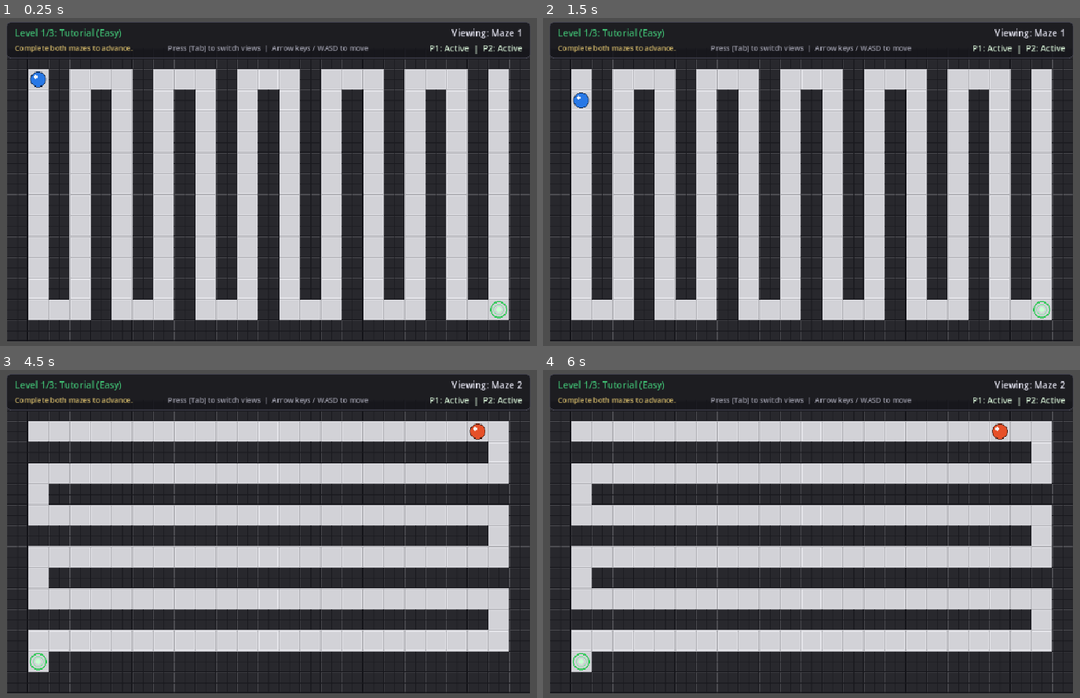
Above: before the commit, frames 1-4 (two rows, left to right).
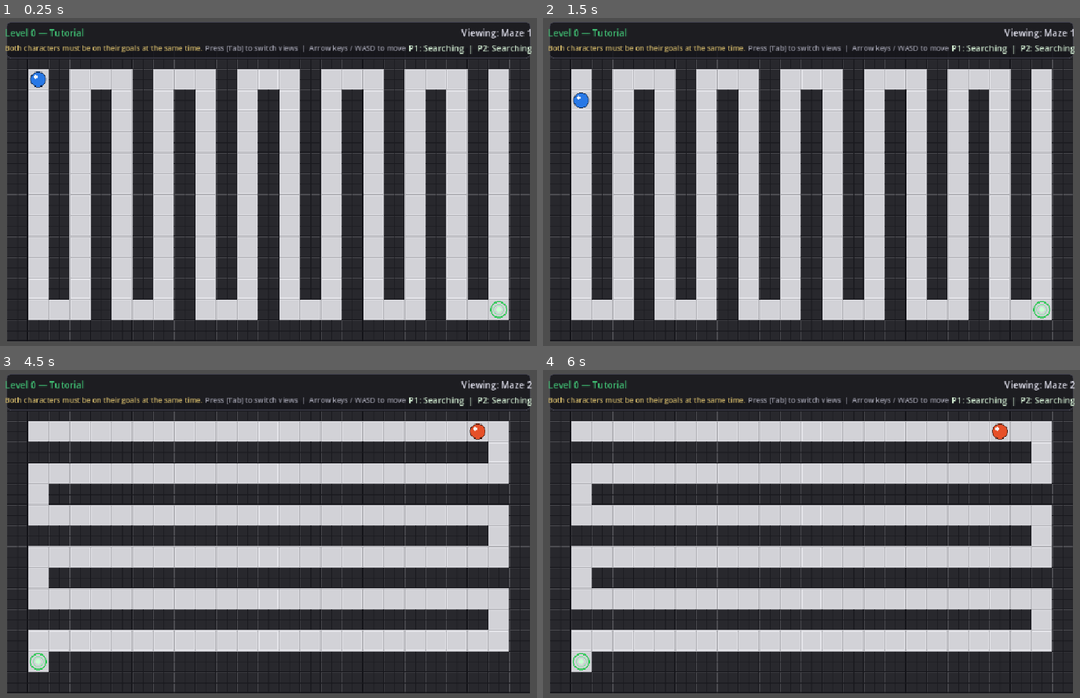
Above: after the commit, the same moments.

Repository: Max11-Siphe/After-Image
Game: Godot game, scene res://main.tscn
Two runs of this game, one before a commit and one after it. Both use one fixed random seed, a clock stepped at 60 frames per second and the inputs below.
Inputs:
- Up to frame 1 (0.25 s): no input
- Up to frame 2 (1.5 s): tap Enter at 0.5 s; hold Right (move_right) 0.53-1.28 s; hold Tab (switch_view) 0.53-1.28 s; tap Space at 1.25 s; hold Down (move_down) from 1.28 s (still down); tap Tab (switch_view) at 1.35 s
- Up to frame 3 (4.5 s): tap Enter at 2, 3.5 s; release Down (move_down) at 2.03 s; hold Right (move_right) 2.03-2.78 s; hold Tab (switch_view) 2.03-2.78 s; tap Space at 2.75, 4.25 s; hold Up (move_up) 2.78-3.53 s; tap Tab (switch_view) at 2.85, 4.35 s; hold Tab (switch_view) 3.53-4.28 s; hold Left (move_left) from 3.53 s (still down)
- Up to frame 4 (6 s): release Left (move_left) at 5.03 s; hold Down (move_down) 5.03-5.78 s; hold Tab (switch_view) 5.03-5.78 s; hold Right (move_right) from 5.78 s (still down); tap Tab (switch_view) at 5.85 s

The runs differ from the first frame. In frame 1, 1.6% of the frame differs, in the area x 1-99%, y 3-12%; in frame 2, 1.6%; in frame 3, 1.6%; in frame 4, 1.6%.

Commit message:
Add 4-level progression: Tutorial(0), Dungeon(1), City(2), Cloud(3)
- game_manager.gd: 4-level LEVEL_DATA, simultaneous goal win condition,
  dynamic level loading/cleanup, correct display_num (0-3)
- player.gd: no movement lock after goal; dynamic has_reached_goal tracking
- base_maze.gd: set_occupied glow, play_win_flash effects
- hud.gd/tscn: 'Level N — Name' format, 'P1: On Goal'/'P1: Searching'
  status labels, simultaneous goal message
- win_screen.gd/tscn: 3 buttons (Next Level/Restart Game, Retry, Quit)
- main.tscn: dynamic scene loading (no hardcoded nodes)
- All 6 candidate level files: replaced invalid char X with floor tile .
- testing/validator.py: full rewrite, exact simultaneous-goal BFS,
  4-level report (Tutorial/Dungeon/City/Cloud)
- testing/validation_report.txt: updated report

Validation results (simultaneous-goal rule):
  Level 0 Tutorial: 235 inputs, solvable
  Level 1 Dungeon:  117 inputs, solvable
  Level 2 City:     107 inputs, solvable
  Level 3 Cloud:    113 inputs, solvable

Diff:
--- a/after-image/UI/hud.gd
+++ b/after-image/UI/hud.gd
@@ -1,12 +1,12 @@
 extends CanvasLayer
 
-@onready var level_label: Label = $Panel/MarginContainer/VBoxContainer/TopRow/LevelLabel
-@onready var maze_label: Label = $Panel/MarginContainer/VBoxContainer/TopRow/MazeLabel
+@onready var level_label:  Label = $Panel/MarginContainer/VBoxContainer/TopRow/LevelLabel
+@onready var maze_label:   Label = $Panel/MarginContainer/VBoxContainer/TopRow/MazeLabel
 @onready var status_label: Label = $Panel/MarginContainer/VBoxContainer/BottomRow/StatusLabel
 
-func set_level_info(level_num: int, total_levels: int, theme_name: String, difficulty: String) -> void:
+func set_level_info(display_num: int, _total: int, theme_name: String, _difficulty: String) -> void:
 	if level_label:
-		level_label.text = "Level %d/%d: %s (%s)" % [level_num, total_levels, theme_name, difficulty]
+		level_label.text = "Level %d — %s" % [display_num, theme_name]
 
 func set_viewing_maze(index: int) -> void:
 	if maze_label:
@@ -14,6 +14,6 @@
 
 func set_completion_status(p1_done: bool, p2_done: bool) -> void:
 	if status_label:
-		var p1_str = "Complete" if p1_done else "Active"
-		var p2_str = "Complete" if p2_done else "Active"
+		var p1_str = "On Goal" if p1_done else "Searching"
+		var p2_str = "On Goal" if p2_done else "Searching"
 		status_label.text = "P1: %s  |  P2: %s" % [p1_str, p2_str]
--- a/after-image/UI/hud.tscn
+++ b/after-image/UI/hud.tscn
@@ -51,7 +51,7 @@
 size_flags_horizontal = 3
 theme_override_colors/font_color = Color(0.25, 0.75, 0.45, 1)
 theme_override_font_sizes/font_size = 14
-text = "Level 1/3: Tutorial (Easy)"
+text = "Level 0 — Tutorial"
 vertical_alignment = 1
 
 [node name="MazeLabel" type="Label" parent="Panel/MarginContainer/VBoxContainer/TopRow"]
@@ -71,7 +71,7 @@
 size_flags_horizontal = 3
 theme_override_colors/font_color = Color(0.8, 0.7, 0.4, 1)
 theme_override_font_sizes/font_size = 11
-text = "Complete both mazes to advance."
+text = "Both characters must be on their goals at the same time."
 vertical_alignment = 1
 
 [node name="InstructionLabel" type="Label" parent="Panel/MarginContainer/VBoxContainer/BottomRow"]
--- a/after-image/UI/win_screen.gd
+++ b/after-image/UI/win_screen.gd
@@ -30,9 +30,9 @@
 
 	if is_last_level:
 		title_label.text = "GAME COMPLETE!"
-		desc_label.text = "Congratulations! You have completed all levels."
+		desc_label.text = "Outstanding! You beat all four stages."
 		primary_button.text = "Restart Game"
 	else:
 		title_label.text = "LEVEL COMPLETE!"
-		desc_label.text = "Both characters reached their goals!"
+		desc_label.text = "Both characters stood on their goals simultaneously!"
 		primary_button.text = "Next Level"
--- a/after-image/scripts/game_manager.gd
+++ b/after-image/scripts/game_manager.gd
@@ -1,23 +1,34 @@
 extends Node2D
 
+# Level data: display_num, display_name, maze1_scene, maze2_scene
 const LEVEL_DATA = [
 	{
+		"display_num": 0,
 		"name": "Tutorial",
-		"difficulty": "Easy",
+		"difficulty": "Intro",
 		"maze1_scene": "res://levels/tutorial_maze_1.tscn",
 		"maze2_scene": "res://levels/tutorial_maze_2.tscn"
 	},
 	{
-		"name": "Metro Grid",
+		"display_num": 1,
+		"name": "Dungeon",
+		"difficulty": "Easy",
+		"maze1_scene": "res://levels/maze_1_dungeon.tscn",
+		"maze2_scene": "res://levels/maze_2_dungeon.tscn"
+	},
+	{
+		"display_num": 2,
+		"name": "City",
 		"difficulty": "Medium",
 		"maze1_scene": "res://levels/maze_1_city.tscn",
 		"maze2_scene": "res://levels/maze_2_city.tscn"
 	},
 	{
-		"name": "Castle Keep",
+		"display_num": 3,
+		"name": "Cloud",
 		"difficulty": "Hard",
-		"maze1_scene": "res://levels/maze_1_dungeon.tscn",
-		"maze2_scene": "res://levels/maze_2_dungeon.tscn"
+		"maze1_scene": "res://levels/maze_1_cloud.tscn",
+		"maze2_scene": "res://levels/maze_2_cloud.tscn"
 	}
 ]
 
@@ -35,22 +46,18 @@
 
 func _ready() -> void:
 	setup_input_actions()
-
-	# Connect win screen signals
 	win_screen.primary_pressed.connect(_on_win_screen_primary)
 	win_screen.retry_pressed.connect(_on_win_screen_retry)
 	win_screen.quit_pressed.connect(_on_win_screen_quit)
-
-	# Load the first level
 	load_level(0)
 
 func setup_input_actions() -> void:
 	var actions = {
-		"move_left": [KEY_LEFT, KEY_A],
+		"move_left":  [KEY_LEFT, KEY_A],
 		"move_right": [KEY_RIGHT, KEY_D],
-		"move_up": [KEY_UP, KEY_W],
-		"move_down": [KEY_DOWN, KEY_S],
-		"switch_view": [KEY_TAB]
+		"move_up":    [KEY_UP, KEY_W],
+		"move_down":  [KEY_DOWN, KEY_S],
+		"switch_view":[KEY_TAB]
 	}
 	for action in actions:
 		if not InputMap.has_action(action):
@@ -63,11 +70,8 @@
 func _unhandled_input(event: InputEvent) -> void:
 	if is_game_won:
 		return
-
 	if not is_instance_valid(character1) or not is_instance_valid(character2):
 		return
-
-	# Ignore input while players are moving to keep them synced
 	if character1.is_moving or character2.is_moving:
 		return
 
@@ -77,39 +81,36 @@
 		return
 
 	var dir = Vector2i.ZERO
-	if event.is_action_pressed("move_left"):
-		dir = Vector2i.LEFT
-	elif event.is_action_pressed("move_right"):
-		dir = Vector2i.RIGHT
-	elif event.is_action_pressed("move_up"):
-		dir = Vector2i.UP
-	elif event.is_action_pressed("move_down"):
-		dir = Vector2i.DOWN
+	if   event.is_action_pressed("move_left"):  dir = Vector2i.LEFT
+	elif event.is_action_pressed("move_right"): dir = Vector2i.RIGHT
+	elif event.is_action_pressed("move_up"):    dir = Vector2i.UP
+	elif event.is_action_pressed("move_down"):  dir = Vector2i.DOWN
 
 	if dir != Vector2i.ZERO:
 		character1.try_move(dir)
-		character2.try_move(dir) # Sent as positive, Character 2 will invert it internally
+		character2.try_move(dir)   # Character 2 inverts internally
 		get_viewport().set_input_as_handled()
 
 func load_level(index: int) -> void:
-	# 1. Clean up existing mazes and characters immediately
+	# Freeze input during load
+	is_game_won = true
+
+	# Clean up previous level nodes
 	if is_instance_valid(maze1):
 		remove_child(maze1)
 		maze1.queue_free()
 	if is_instance_valid(maze2):
 		remove_child(maze2)
 		maze2.queue_free()
-
 	maze1 = null
 	maze2 = null
 	character1 = null
 	character2 = null
 
 	current_level_index = index
-
 	var data = LEVEL_DATA[index]
 
-	# 2. Instantiate and add new mazes
+	# Instantiate new mazes
 	var m1_res = load(data.maze1_scene)
 	maze1 = m1_res.instantiate()
 	maze1.position = Vector2(80, 46)
@@ -120,7 +121,7 @@
 	maze2.position = Vector2(80, 46)
 	add_child(maze2)
 
-	# 3. Instantiate and add characters
+	# Instantiate characters
 	var player_scene = load("res://players/player.tscn")
 
 	character1 = player_scene.instantiate()
@@ -128,7 +129,7 @@
 	character1.is_inverted = false
 	character1.maze_layer = maze1.tilemap_layer
 	character1.spawn_grid_pos = maze1.spawn_grid_pos
-	character1.goal_grid_pos = maze1.goal_grid_pos
+	character1.goal_grid_pos  = maze1.goal_grid_pos
 	character1.goal_reached.connect(_on_character_goal_reached)
 	maze1.add_child(character1)
 
@@ -137,18 +138,14 @@
 	character2.is_inverted = true
 	character2.maze_layer = maze2.tilemap_layer
 	character2.spawn_grid_pos = maze2.spawn_grid_pos
-	character2.goal_grid_pos = maze2.goal_grid_pos
+	character2.goal_grid_pos  = maze2.goal_grid_pos
 	character2.goal_reached.connect(_on_character_goal_reached)
 	maze2.add_child(character2)
 
-	# 4. Restart gameplay loop
 	restart_game()
 
 func toggle_view() -> void:
-	if current_view == 1:
-		current_view = 2
-	else:
-		current_view = 1
+	current_view = 2 if current_view == 1 else 1
 	update_view_visibility()
 
 func update_view_visibility() -> void:
@@ -162,7 +159,7 @@
 	if not is_instance_valid(character1) or not is_instance_valid(character2):
 		return
 
-	# Update occupied status of goals
+	# Update goal glow
 	if is_instance_valid(maze1):
 		maze1.set_occupied(character1.has_reached_goal)
 	if is_instance_valid(maze2):
@@ -172,23 +169,25 @@
 	check_win_condition()
 
 func check_win_condition() -> void:
+	if is_game_won:
+		return
 	if character1.has_reached_goal and character2.has_reached_goal:
 		is_game_won = true
 
-		# Play win flash animation on both goals
+		# Play win flash on both goals
 		if is_instance_valid(maze1):
 			maze1.play_win_flash()
 		if is_instance_valid(maze2):
 			maze2.play_win_flash()
 
-		# Show win screen after a short delay (e.g. 0.8 seconds) to let flash play
+		# Short delay so flash is visible
 		await get_tree().create_timer(0.8).timeout
 
-		# If game was restarted or changed during the timer, check if it's still won
 		if not is_game_won:
-			return
-
-		win_screen.setup_screen(current_level_index == LEVEL_DATA.size() - 1)
+			return   # Was cancelled by retry/load during wait
+
+		var is_last = (current_level_index == LEVEL_DATA.size() - 1)
+		win_screen.setup_screen(is_last)
 		win_screen.visible = true
 
 func restart_game() -> void:
@@ -208,27 +207,23 @@
 	if is_instance_valid(maze2):
 		maze2.set_occupied(false)
 
+	var data = LEVEL_DATA[current_level_index]
 	hud.set_level_info(
-		current_level_index + 1,
+		data.display_num,
 		LEVEL_DATA.size(),
-		LEVEL_DATA[current_level_index].name,
-		LEVEL_DATA[current_level_index].difficulty
+		data.name,
+		data.difficulty
 	)
 	hud.set_completion_status(false, false)
 
 func _on_win_screen_primary() -> void:
 	if current_level_index == LEVEL_DATA.size() - 1:
-		# Restart Game (returns to Level 1)
-		load_level(0)
+		load_level(0)           # Restart Game → Tutorial
 	else:
-		# Next Level
-		load_level(current_level_index + 1)
+		load_level(current_level_index + 1)   # Next Level
 
 func _on_win_screen_retry() -> void:
 	restart_game()
 
 func _on_win_screen_quit() -> void:
-	quit_game()
-
-func quit_game() -> void:
 	get_tree().quit()
Not shown, changed: after-image/testing/validation_report.txt
Not shown, added: after-image/testing/city_improve.py
Not shown, added: after-image/testing/cloud_generator.py
Not shown, added: after-image/testing/cloud_generator_v2.py
Not shown, added: after-image/testing/cloud_generator_v3.py
Not shown, added: after-image/testing/cloud_improve.py
Not shown, added: after-image/testing/cloud_improve_v2.py
Not shown, added: after-image/testing/cloud_improve_v3.py
Not shown, added: after-image/testing/cloud_improve_v4.py
Not shown, changed: after-image/testing/validator.py
